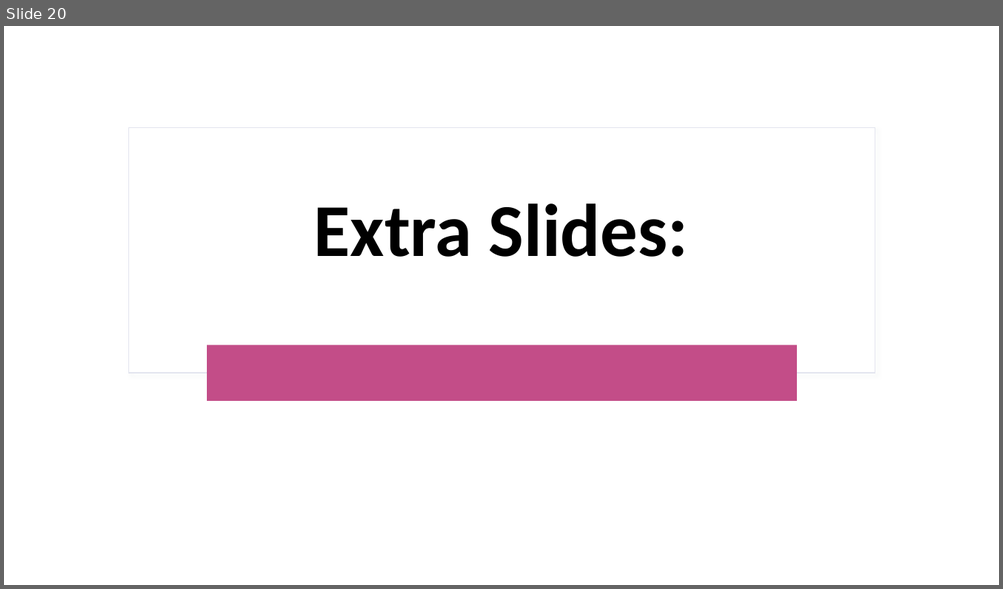
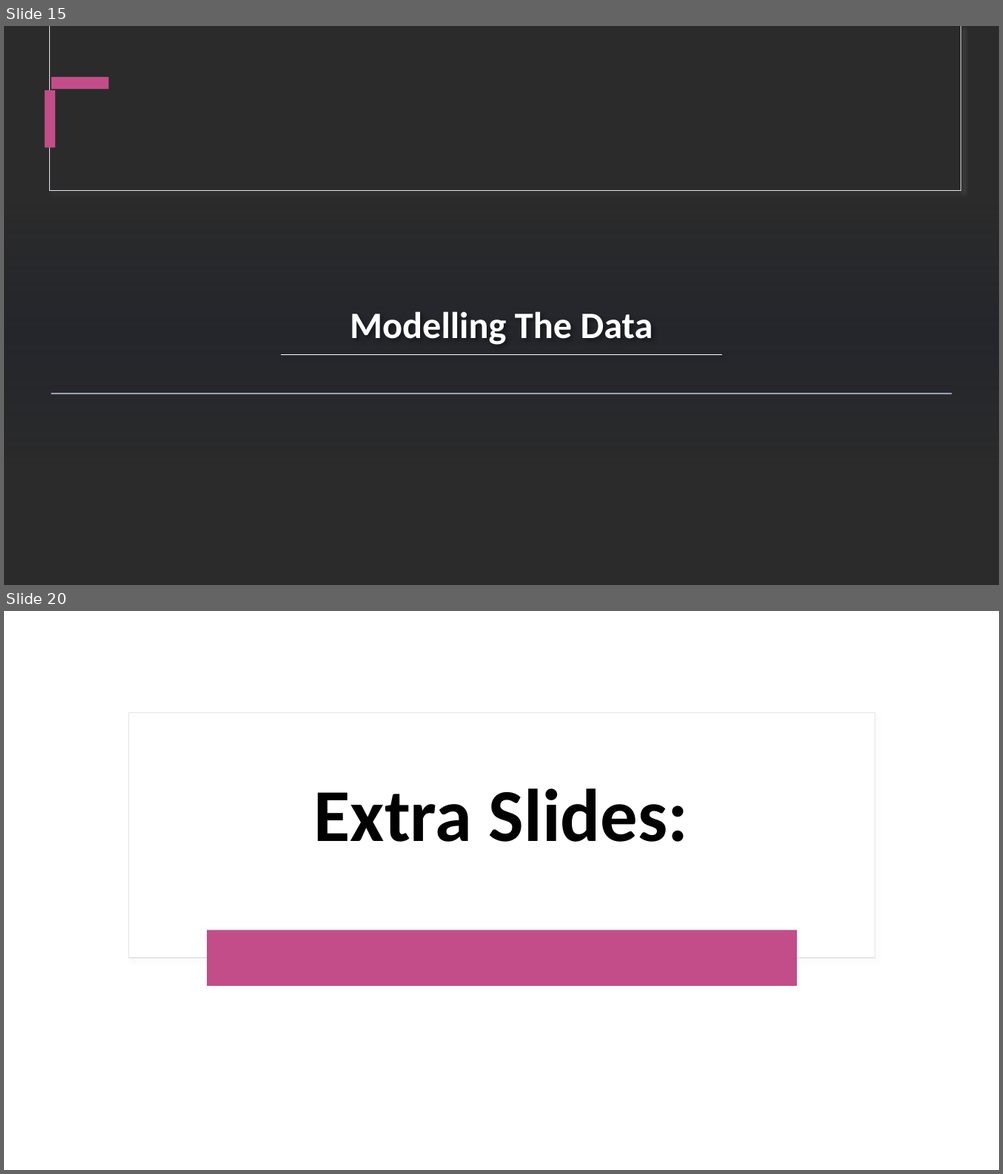
Before and after one commit to kmsekgothe/load-shortfall-regression-predict-api, a slide deck: Team 14 .pptx. Shown one above the other, each under a label of ours: slide 20 before the commit, slides 15 and 20 after it; the slides between them are not shown. The pictures are 1003x589 and 1003x1174 pixels, drawn with LibreOffice and Linux fonts; fonts in the diff are those of the drawing; background and template pictures are left out; a plain dark background stands for a picture behind light text. Boxes give left, top, right and bottom in pixels: in the first picture for what was removed or moved away, otherwise in the second. Text is boxed around its words. In the diff, an @@ line names an element or a change of style, - is before the commit and + after.

```diff
--- a/Team 14 .pptx
+++ b/Team 14 .pptx
@@ slide 15 added at [4,26,999,585], background picture (left out); not listed: 2 template elements that a slide beside it also shows @@
@@ rectangle added at [45,90,56,147], fill #C34D88 @@
@@ rectangle added at [51,77,109,89], fill #C34D88 @@
@@ rectangle added at [4,206,999,464], fill gradient #1A1E2F @@
@@ title added at [350,312,653,345], 36 pt, text #FFFFFF, bold @@
+Modelling The Data
@@ line added from (281, 355) to (722, 355), #FFFFFF 0.5 pt @@
@@ rectangle added at [51,393,951,395], fill #B9BFD8 @@
```
Also in this commit, not shown: 18 slides changed, 1 other slide added, 2 slides removed.
